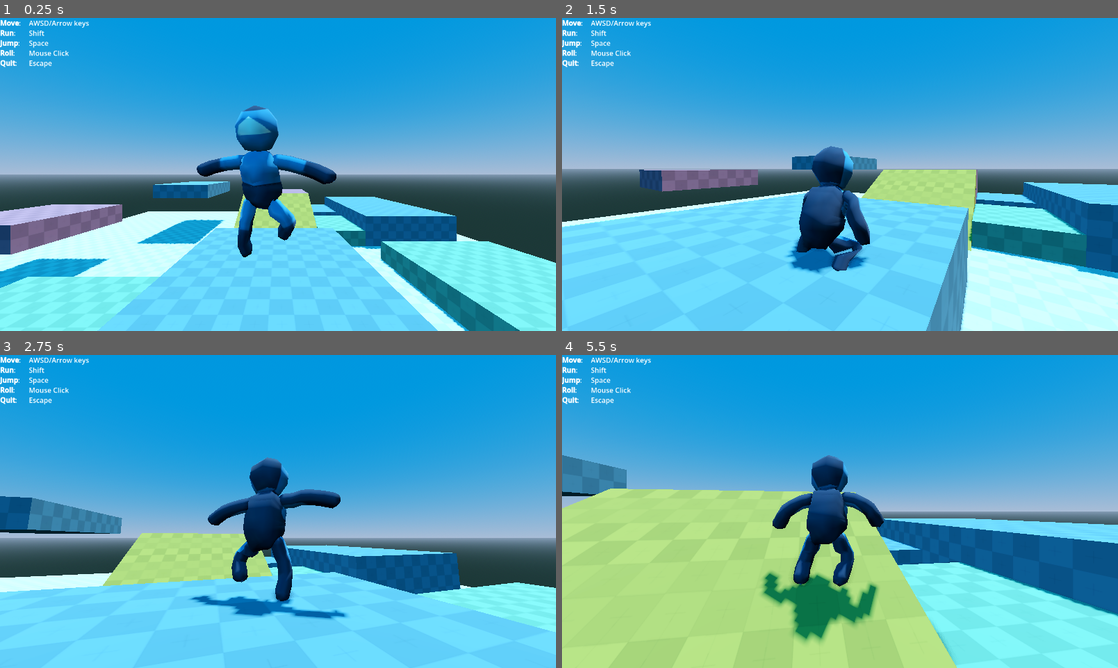
Above: before the commit, frames 1-4 (two rows, left to right).
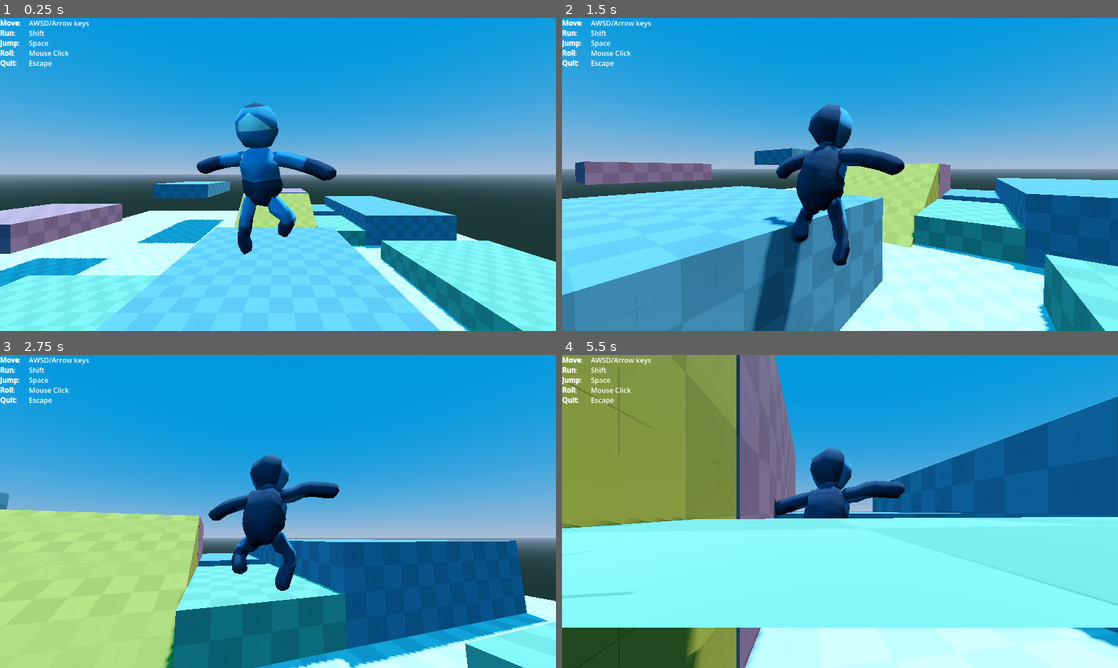
Above: after the commit, the same moments.

Repository: friendlycosmonaut/basic-3d-character-controller
Game: Godot game, scene res://Scenes/godotverse.tscn
Two runs of this game, one before a commit and one after it. Both use one fixed random seed, a clock stepped at 60 frames per second and the inputs below.
Inputs (mouse positions are in pixels of both pictures, inside the frame that each line leads up to):
- Up to frame 1 (0.25 s): no input
- Up to frame 2 (1.5 s): move the mouse to (867, 174) at 0.52 s; press the mouse at (867, 174) at 0.53 s; hold W (up) from 0.53 s (still down); tap Space (jump) at 0.77, 1.07 s; tap Shift (run) at 0.8, 1.35 s; move the mouse to (812, 174) at 1.27 s; release the mouse at (812, 174) at 1.28 s
- Up to frame 3 (2.75 s): keep holding W (up); tap Space (jump) at 1.52, 1.55, 1.82 s; move the mouse to (289, 505) at 2.02 s; hold Space (jump) from 2.03 s (still down); click (289, 505) at 2.3 s
- Up to frame 4 (5.5 s): keep holding W (up); move the mouse to (834, 517) at 2.77 s; release Space (jump) at 2.78 s; click (834, 517) at 2.85 s; tap Space (jump) at 3.02, 3.32, 3.77, 3.8, 4.07, 4.52, 4.82 s; tap Shift (run) at 3.05 s; move the mouse to (878, 514) at 3.52 s; hold Shift (run) 3.53-4.28 s; move the mouse to (795, 508) at 4.27 s; click (795, 508) at 4.35 s; move the mouse to (845, 511) at 5.02 s; hold Shift (run) from 5.03 s (still down)

The runs differ from the first frame. In frame 1, 3.3% of the frame differs, in the area x 0-100%, y 26-100%; in frame 2, 37%; in frame 3, 39%; in frame 4, 75%, in the area x 0-100%, y 0-100%.

Commit message:
Set following, delta scaling, comments polish

Diff:
--- a/Prefabs/camera.gd
+++ b/Prefabs/camera.gd
@@ -1,4 +1,8 @@
 extends Node3D
+
+## Note that our root object is a Node3D, not the SpringArm3D
+## This is so we can set a default offset position on the (child) SpringArm3D,
+## while avoiding the warning given to changing the transform of a root node.
 
 ## The sensitivity/speed of mouse movement.
 @export_range(0.0, 1.0) var MOUSE_SENSITIVITY := 0.01
@@ -7,10 +11,10 @@
 ## Limit how far the camera can tilt up/down.
 @export_range(0.0, 90.0) var TILT_LIMIT := 80
 ## Controls how quickly the camera moves towards its target rotation.
-@export_range(0.0, 1.0) var DAMPING := 0.25
+@export_range(0.0, 1.0) var DAMPING := 0.23
+
 ## What object are we following, if any?
-@export var following: Node3D = null
-
+@onready var following: Node3D = null
 ## We may need to add exclusions to our spring arm with add_excluded_object.
 @onready var spring_arm := get_node("SpringArm3D")
 ## We update the camera's rotation towards this target according to DAMPING.
@@ -18,7 +22,7 @@
 
 
 ## Update the camera's position and rotation.
-func _physics_process(_delta: float) -> void:
+func _process(_delta: float) -> void:
 	## If we are following an object, update our position to it.
 	if following != null:
 		global_position = following.global_position
@@ -49,7 +53,10 @@
 	camera_rotation_target.x = clampf(camera_rotation_target.x, -t, t)
 
 
-## Helper function for excluding an object from our spring arm's collision.
-## This lets us avoid "bumping into" the object we follow.
-func add_excluded_object(node) -> void:
+## Helper function for setting our following target.
+## Also excludes the follow object from collisions; avoid "bumping into" it.
+func set_following(node) -> void:
+	if following != null:
+		spring_arm.remove_excluded_object(following)
 	spring_arm.add_excluded_object(node)
+	following = node
--- a/Prefabs/camera.tscn
+++ b/Prefabs/camera.tscn
@@ -10,6 +10,3 @@
 spring_length = 2.5
 
 [node name="Camera3D" type="Camera3D" parent="SpringArm3D" unique_id=64081368]
-
-[node name="RayCast3D" type="RayCast3D" parent="SpringArm3D/Camera3D" unique_id=2061072408]
-target_position = Vector3(0, 0, -100)
--- a/Prefabs/player.gd
+++ b/Prefabs/player.gd
@@ -1,10 +1,19 @@
 extends CharacterBody3D
 
+## For scaling delta
+const DELTA_SCALE = 100
+
 ## Export variables
+## How fast the player moves
 @export var MOVE_SPEED := 2.5
+## How fast the player runs
 @export var RUN_SPEED := 4.0
+## How fast the player rolls
 @export var ROLL_SPEED := 5.0
+## How high the player jumps
 @export var JUMP_VELOCITY := 5.5
+## How fast the player turns
+@export var TURN_SCALAR := 10
 ## Multiplier for the player's turn.
 @export_range(0.0, 1.0, 0.01) var TURN_IMMEDIATE := 1.0
 ## Multiplier for the player's acceleration.
@@ -18,6 +27,9 @@
 @onready var camera := %Camera
 @onready var model := $Model
 @onready var animation_player := $Model/AnimationPlayer
+
+var physics_time = 0.0
+var process_time = 0.0
 
 ## Instance shared variables.
 var speed := 0.0
@@ -38,7 +50,7 @@
 ## Set up our player.
 func _ready() -> void:
 	## Ensures the camera doesn't "bump into" the player -- see camera.gd.
-	camera.add_excluded_object(self)
+	camera.set_following(self)
 	## Capture the mouse.
 	Input.mouse_mode = Input.MOUSE_MODE_CAPTURED
 	## Set up our animation blend times and transitions to look better!
@@ -57,8 +69,8 @@
 	state.call(delta)
 
 	## Velocity calculations.
-	velocity.x = direction.x * speed
-	velocity.z = direction.y * speed
+	velocity.x = direction.x * speed * delta * DELTA_SCALE
+	velocity.z = direction.y * speed * delta * DELTA_SCALE
 
 	## Gravity is always applied.
 	velocity += get_gravity() * delta
@@ -82,7 +94,7 @@
 
 ## Shared player movement input and camera turn code.
 ## Returns whether or not there is currently ANY movement input.
-func turn_with_input() -> bool:
+func turn_with_input(delta) -> bool:
 	## Get input according to Project -> Project Settings -> Input Map.
 	input_dir = Input.get_vector("left", "right", "up", "down")
 	## If this vector is zero (or approximately), don't bother updating.
@@ -93,12 +105,13 @@
 		var goal_direction = input_dir.rotated(-camera.rotation.y)
 		## Because move_toward uses linear interpolation, we provide an eased delta.
 		## Otherwise the turn_immediate value has too much weight at low values.
-		direction = direction.move_toward(goal_direction, ease(TURN_IMMEDIATE, 4.0))
+		direction = direction.move_toward(goal_direction, ease(TURN_IMMEDIATE, 4.0) * delta * DELTA_SCALE)
 
 		## Turn to face our direction.
 		var goal_position = global_position + Vector3(direction.x, 0.0, direction.y)
 		if global_position != goal_position:
-			global_rotation.y = lerp_angle(global_rotation.y, atan2(direction.x, direction.y), 0.2)
+			var dir = atan2(direction.x, direction.y)
+			global_rotation.y = lerp_angle(global_rotation.y, dir, TURN_SCALAR * delta)
 
 	## Return whether or not we have received movement input.
 	return is_move_input
@@ -130,8 +143,8 @@
 
 
 ## State callable functions.
-func _idle(_delta: float):
-	var is_moving = turn_with_input()
+func _idle(delta: float):
+	var is_moving = turn_with_input(delta)
 	update_move_speed(is_moving)
 
 	## Handle Idle/Move/Run animations.
@@ -171,13 +184,13 @@
 
 
 ## Jump until we hit the floor.
-func _jump(_delta: float):
-	var is_moving = turn_with_input()
+func _jump(delta: float):
+	var is_moving = turn_with_input(delta)
 	update_move_speed(is_moving)
 
 	## Control for variable jump when player is not holding down jump button
 	if not Input.is_action_pressed("jump") and velocity.y > 0.0:
-		velocity.y = move_toward(velocity.y, 0.0, VARIABLE_JUMP)
+		velocity.y = move_toward(velocity.y, 0.0, VARIABLE_JUMP * delta * DELTA_SCALE)
 
 	## Check for state change transitions.
 	if is_on_floor():
@@ -188,8 +201,8 @@
 
 
 ## Roll forwards at a constant speed.
-func _roll(_delta: float):
-	turn_with_input()
+func _roll(delta: float):
+	turn_with_input(delta)
 
 	## Rolling has a constant speed.
 	speed = ROLL_SPEED
